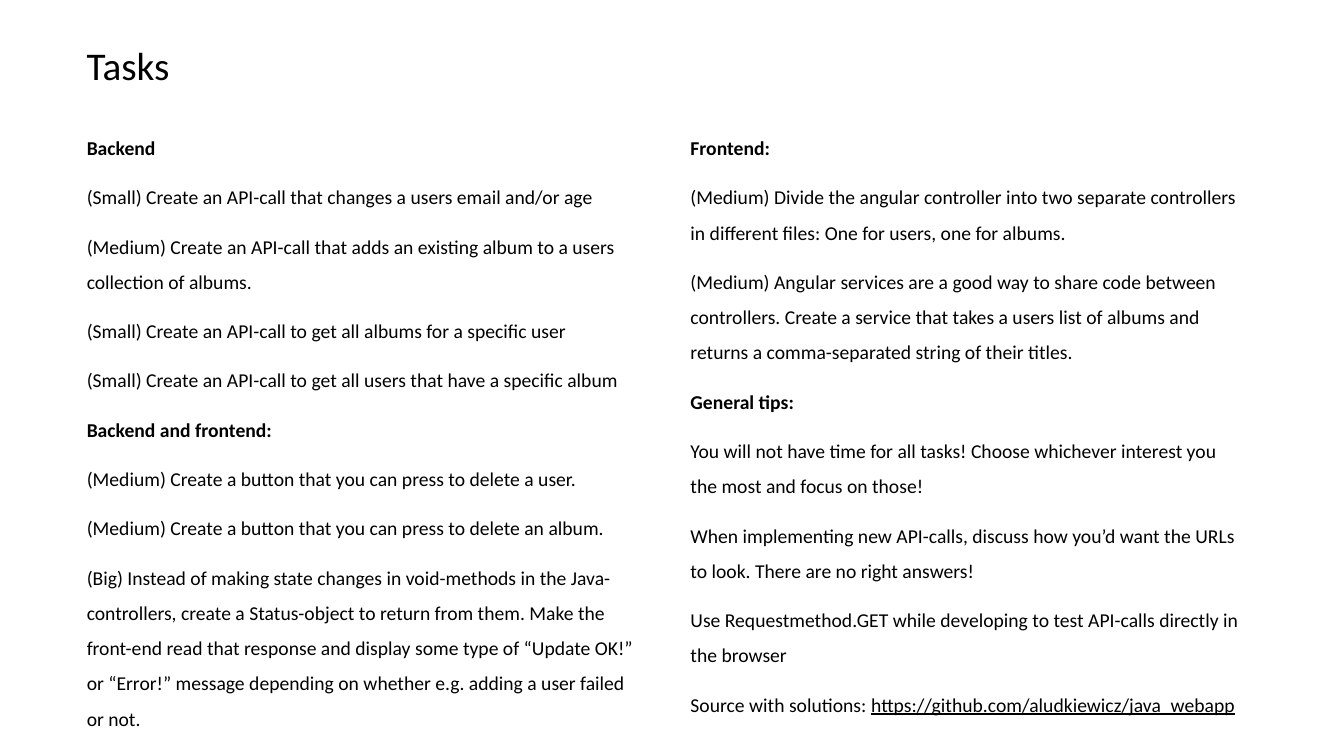
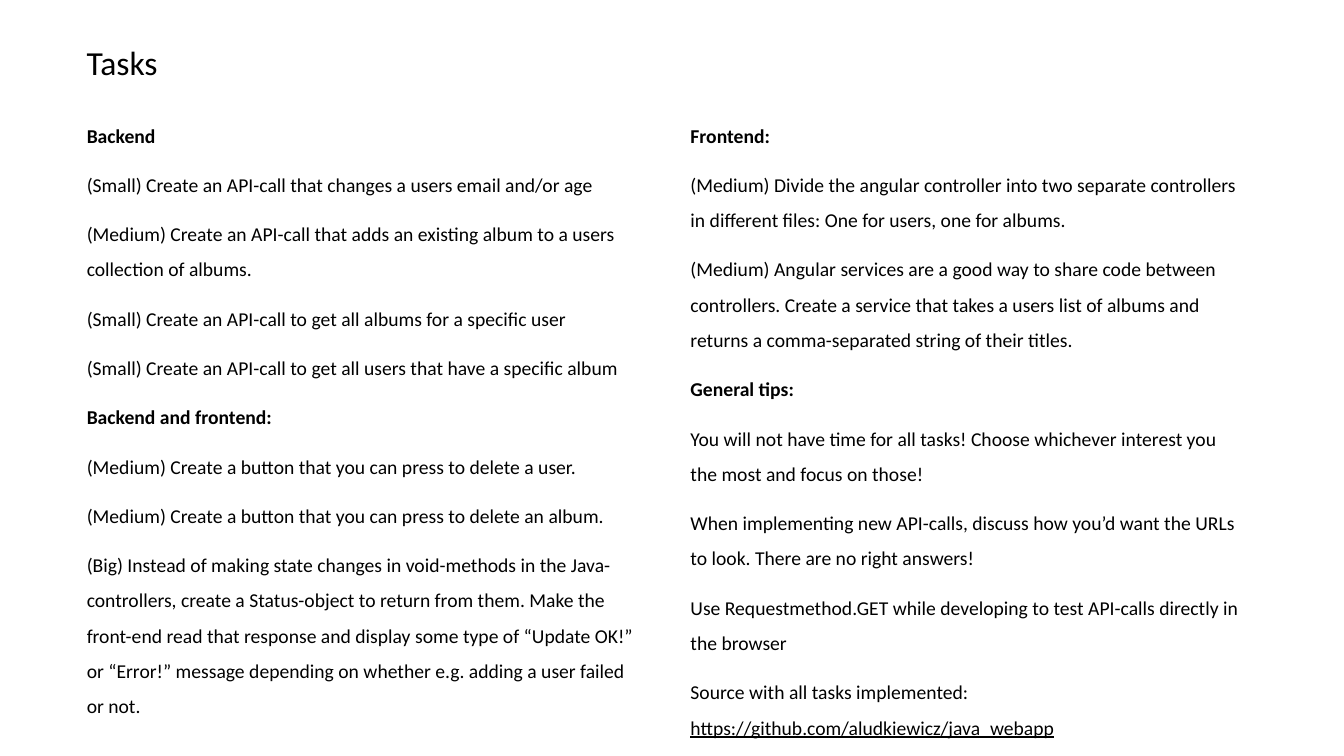
Before and after one commit to aludkiewicz/java_webapp, a slide deck: slide 28 of Webapp_java.pptx. Drawn at 1344x756 pixels with LibreOffice and Linux fonts; fonts in the diff are those of the drawing. Boxes give left, top, right and bottom in pixels: in the first picture for what was removed or moved away, otherwise in the second. Text is boxed around its words. In the diff, an @@ line names an element or a change of style, - is before the commit and + after.

```diff
--- a/Webapp_java.pptx
+++ b/Webapp_java.pptx
@@ text "Tasks" at bbox=[87, 51, 158, 76]: size 28 to 24 pt @@
@@ text "Backend": place and size @@
-text "Backend" at bbox=[87, 141, 633, 726]
+text "Backend" at bbox=[87, 129, 633, 713]
@@ text "Frontend:": place and size @@
-text "Frontend:" at bbox=[690, 141, 1238, 716]
+text "Frontend:" at bbox=[690, 129, 1238, 739]
@@ text at bbox=[690, 685, 1053, 739]: text changed @@
-Source with solutions: https://github.com/aludkiewicz/java_webapp
+Source with all tasks implemented: https://github.com/aludkiewicz/java_webapp
```
Also in this commit, not shown: 1 other slide changed, 2 other files.
